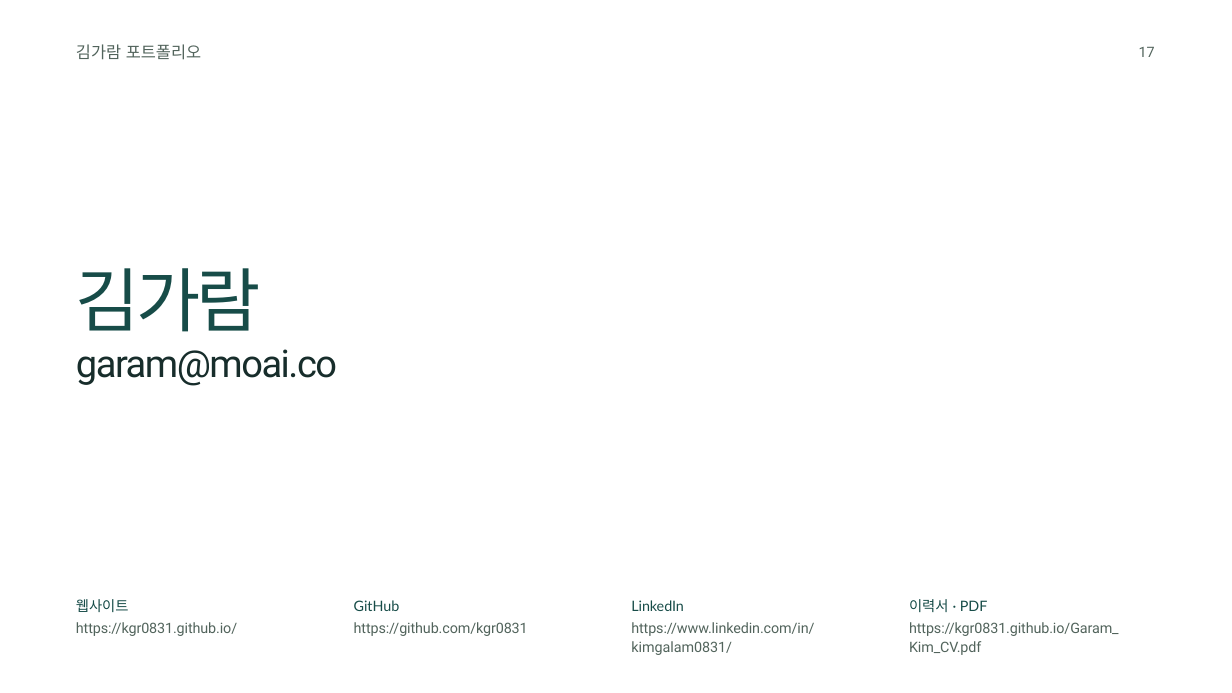
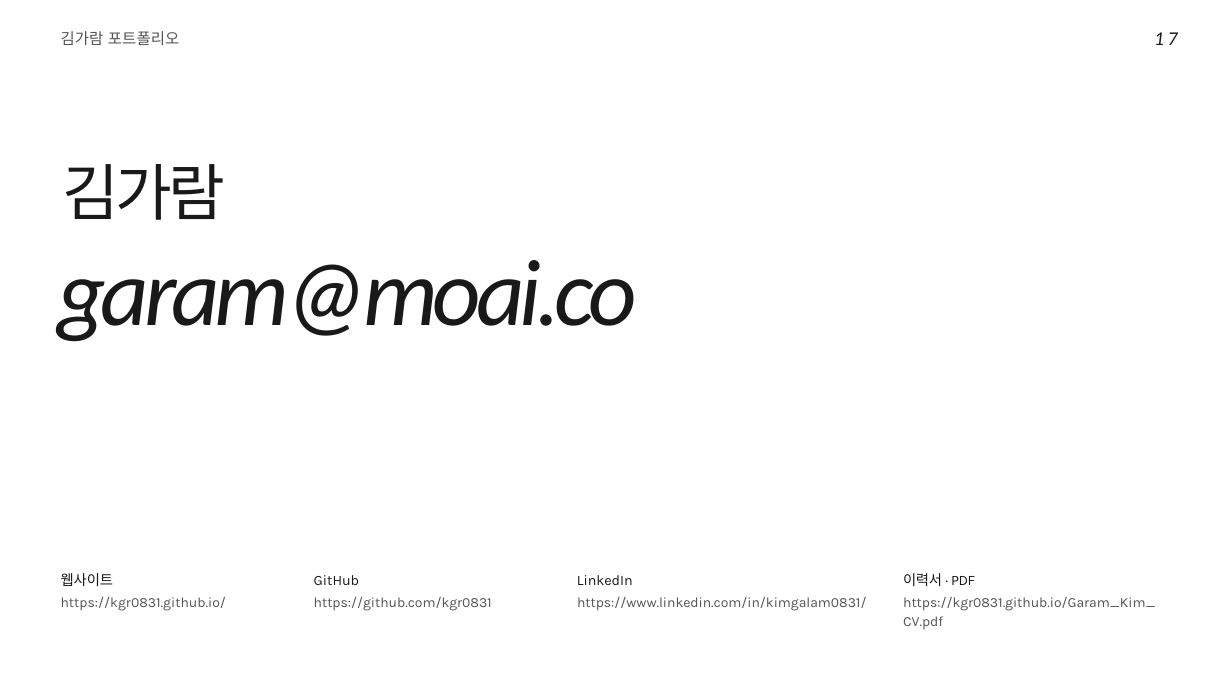
Before and after one commit to kgr0831/kgr0831.github.io, a slide deck: slide 17 of portfolio/pearlabyss/portfolio.pptx. Drawn at 1232x693 pixels with LibreOffice and Linux fonts; fonts in the diff are those of the drawing; background and template pictures are left out. Boxes give left, top, right and bottom in pixels: in the first picture for what was removed or moved away, otherwise in the second. Text is boxed around its words. In the diff, an @@ line names an element or a change of style, - is before the commit and + after.

```diff
--- a/portfolio/pearlabyss/portfolio.pptx
+++ b/portfolio/pearlabyss/portfolio.pptx
@@ text "17" moved from (x1=1139, y1=47, x2=1155, y2=57) to (x1=1154, y1=32, x2=1177, y2=45) @@
@@ text "17" at (x1=1154, y1=32, x2=1177, y2=45): size 10.5 to 14.2 pt, font Roboto to Calibri, text colour #52645C to #191919, letter spacing 0 to 2.5 pt, italic on @@
@@ text "김가람 포트폴리오" moved from (x1=76, y1=44, x2=201, y2=60) to (x1=61, y1=31, x2=180, y2=45) @@
@@ text "김가람 포트폴리오" at (x1=61, y1=31, x2=180, y2=45): size 12 to 11.2 pt, font Lato to Karla, text colour #52645C to #545454, letter spacing 0 to 0.1 pt @@
@@ text "김가람" moved from (x1=76, y1=268, x2=261, y2=332) to (x1=63, y1=164, x2=226, y2=220) @@
@@ text "김가람" at (x1=63, y1=164, x2=226, y2=220): size 51 to 45 pt, font Lato to Noto Sans CJK KR, text colour #174C48 to #191919, letter spacing -2.8 to -2.7 pt @@
@@ text "garam@moai.co" moved from (x1=76, y1=349, x2=337, y2=386) to (x1=57, y1=260, x2=636, y2=342) @@
@@ text "garam@moai.co" at (x1=57, y1=260, x2=636, y2=342): size 27.8 to 69 pt, font Roboto to Calibri, text colour #172D2B to #191919, letter spacing -1.1 to -3.8 pt, italic on @@
@@ text "https://kgr0831.github.io/" moved from (x1=76, y1=622, x2=237, y2=636) to (x1=61, y1=597, x2=226, y2=611) @@
@@ text "웹사이트" moved from (x1=76, y1=599, x2=129, y2=612) to (x1=61, y1=573, x2=114, y2=586) @@
@@ text "https://kgr0831.github.io/" at (x1=61, y1=597, x2=226, y2=611): size 10.5 to 10.2 pt, font Roboto to Karla, text colour #52645C to #545454, letter spacing -0.1 to 0 pt @@
@@ text "https://github.com/kgr0831" at (x1=314, y1=597, x2=492, y2=611): size 10.5 to 10.2 pt, font Roboto to Karla, text colour #52645C to #545454, letter spacing -0.1 to 0 pt @@
@@ text "https://github.com/kgr0831" moved from (x1=354, y1=622, x2=528, y2=636) to (x1=314, y1=597, x2=492, y2=611) @@
@@ text "GitHub" moved from (x1=354, y1=600, x2=400, y2=611) to (x1=314, y1=575, x2=359, y2=585) @@
@@ font Lato to Karla, text colour #174C48 to #191919 in 3 elements at (x1=61, y1=573, x2=114, y2=586), (x1=314, y1=575, x2=359, y2=585), (x1=577, y1=575, x2=633, y2=585) @@
@@ text "LinkedIn" moved from (x1=631, y1=600, x2=684, y2=611) to (x1=577, y1=575, x2=633, y2=585) @@
@@ text at (x1=577, y1=597, x2=867, y2=611): text changed; size 10.5 to 10.2 pt; font Roboto to Karla; text colour #52645C to #545454 @@
-https://www.linkedin.com/in/
+https://www.linkedin.com/in/kimgalam0831/
@@ text "이력서 · PDF" moved from (x1=909, y1=599, x2=988, y2=612) to (x1=903, y1=573, x2=975, y2=586) @@
@@ text "이력서 · PDF" at (x1=903, y1=573, x2=975, y2=586): font Lato to Karla, text colour #174C48 to #191919, letter spacing 0 to -0.2 pt @@
@@ text at (x1=903, y1=597, x2=1156, y2=611): text changed; size 10.5 to 10.2 pt; font Roboto to Karla; text colour #52645C to #545454 @@
-https://kgr0831.github.io/Garam_
+https://kgr0831.github.io/Garam_Kim_
@@ text at (x1=903, y1=616, x2=943, y2=629): text changed; size 10.5 to 10.2 pt; font Roboto to Karla; text colour #52645C to #545454 @@
-Kim_CV.pdf
+CV.pdf
@@ text removed at (x1=631, y1=641, x2=732, y2=655) @@
-kimgalam0831/
```
Also in this commit, not shown: 16 other slides changed, 6 other files.
